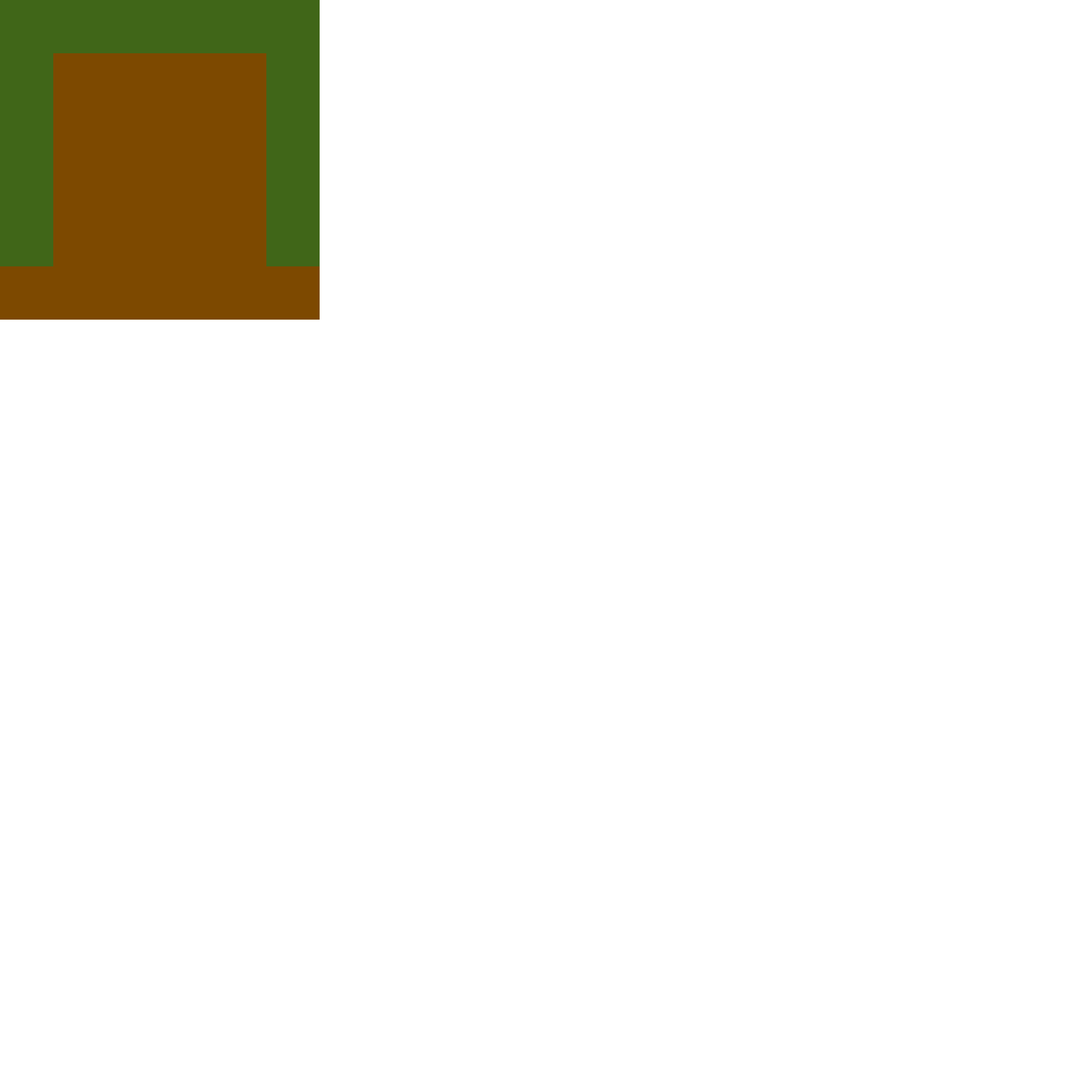
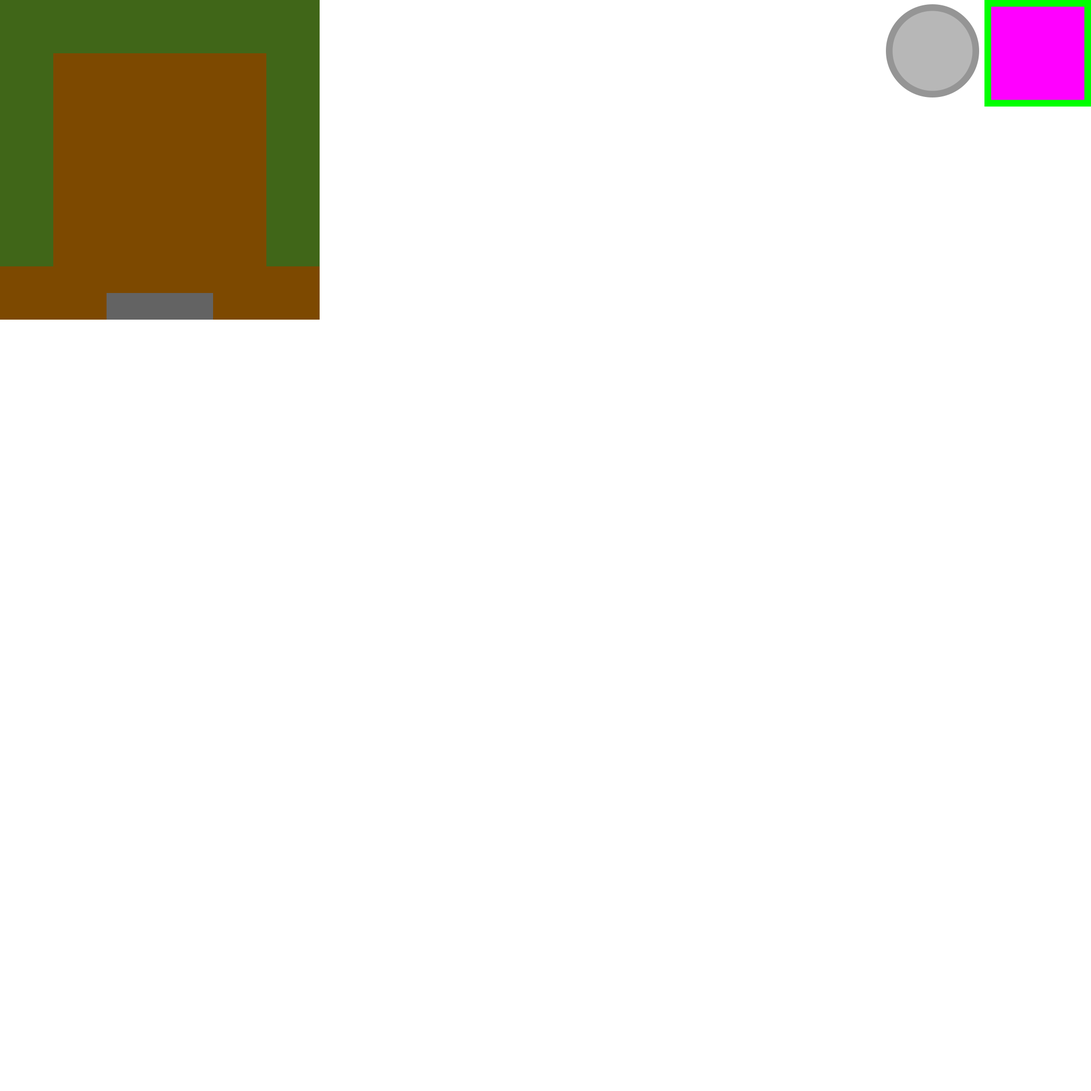
Layer changes from the first 1091px x 1091px image to the second:
added layer "Ellipse 1" above "Rectangle 2" over [886, 4, 980, 98]
added layer "Rectangle 2" above "Ground_Right_Bottom" over [984, 0, 1091, 107]
added layer "Rectangle 3" in group "Ground_Mid_Bottom" over [106, 293, 214, 320]
hid "Background" over [106, 0, 1091, 320]
